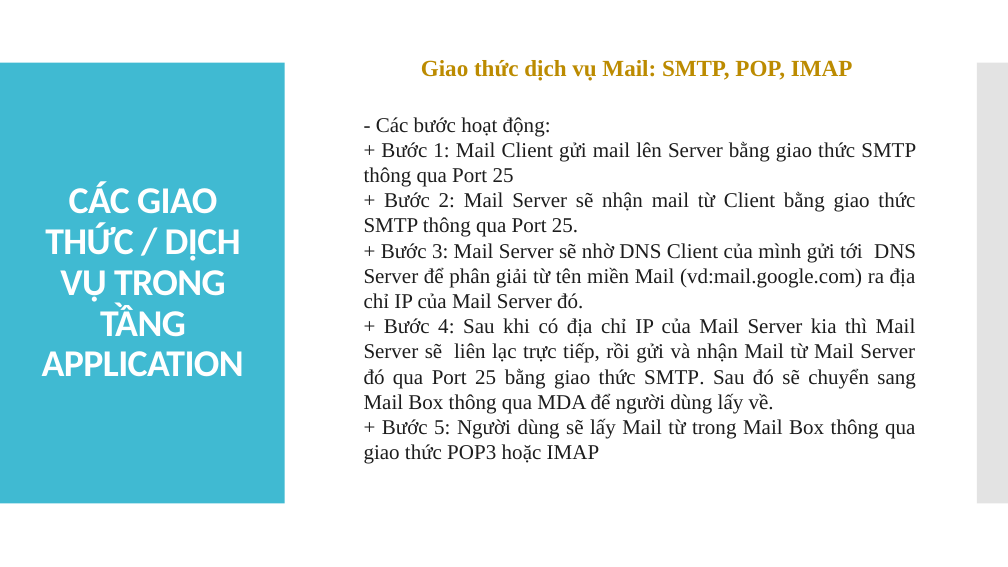
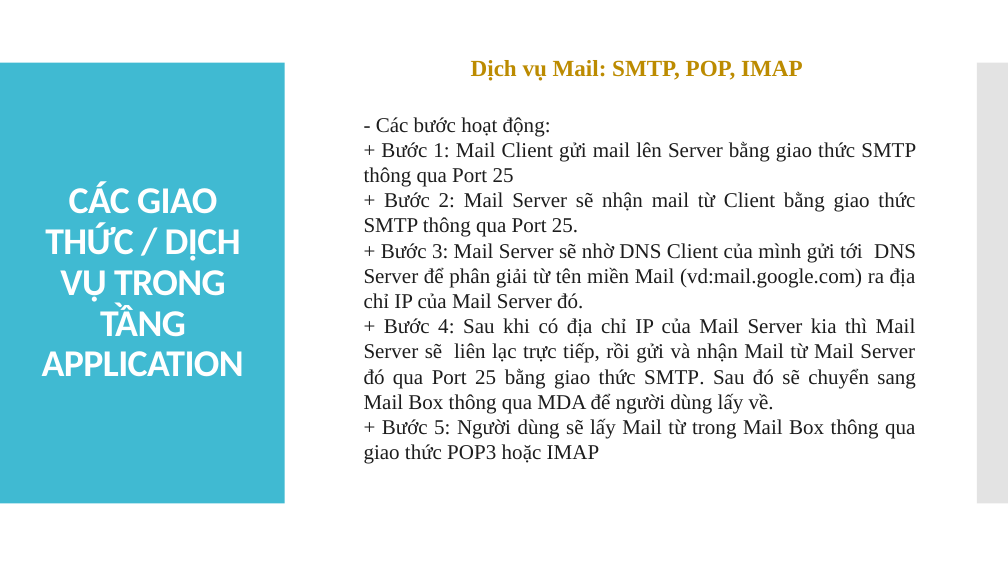
Before and after one commit to tiendatdk3493/Tai_Lieu, a slide deck: slide 15 of Topic 1.pptx (slide 14 before the commit). Drawn at 1008x567 pixels with LibreOffice and Linux fonts; fonts in the diff are those of the drawing. Boxes give left, top, right and bottom in pixels: in the first picture for what was removed or moved away, otherwise in the second. Text is boxed around its words. In the diff, an @@ line names an element or a change of style, - is before the commit and + after.

```diff
--- a/Topic 1.pptx
+++ b/Topic 1.pptx
@@ text at (471, 60, 802, 81): text changed @@
-Giao thức dịch vụ Mail: SMTP, POP, IMAP
+Dịch vụ Mail: SMTP, POP, IMAP
```
Also in this commit, not shown: 3 other slides changed, 3 slides added.
